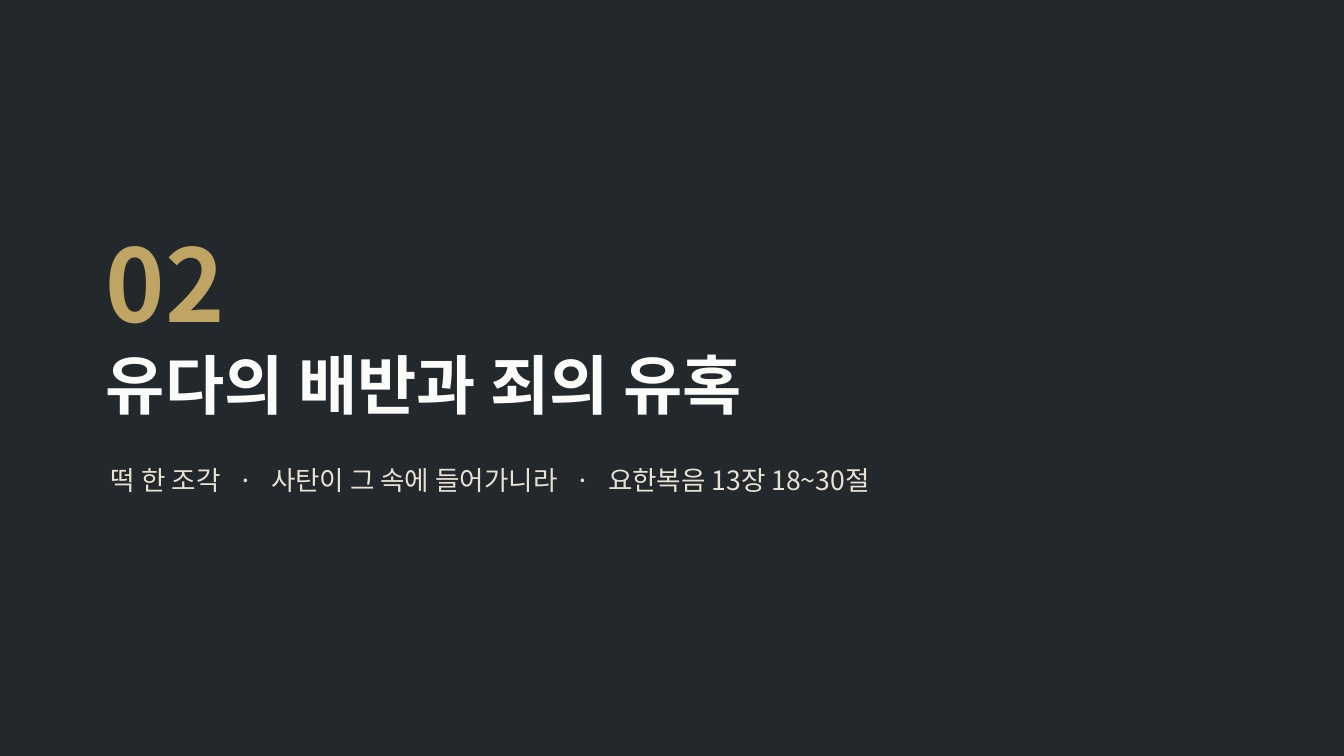
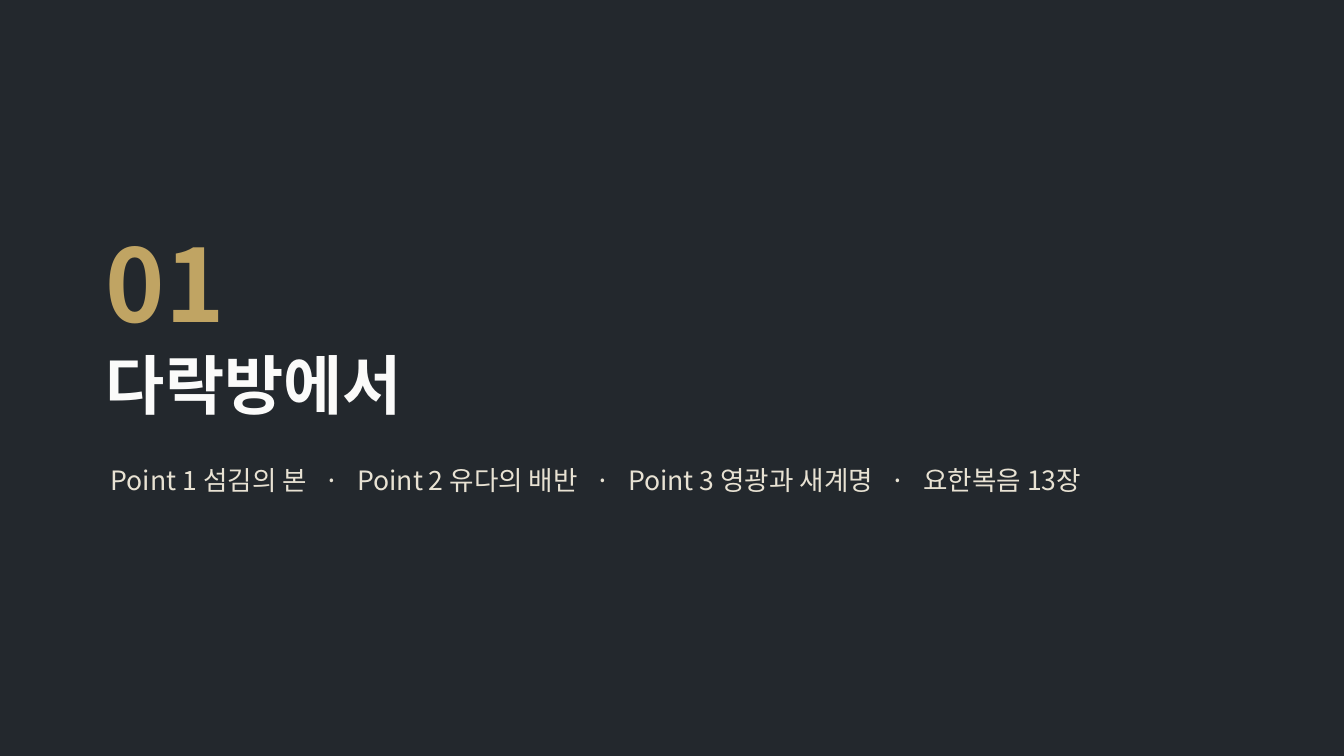
Before and after one commit to mio-modu/bible_GospelofJohn, a slide deck: slide 5 of dist/요한복음_6강_영광으로의_최후_여정.pptx (slide 19 before the commit). Drawn at 1344x756 pixels with LibreOffice and Linux fonts; fonts in the diff are those of the drawing. Boxes give left, top, right and bottom in pixels: in the first picture for what was removed or moved away, otherwise in the second. Text is boxed around its words. In the diff, an @@ line names an element or a change of style, - is before the commit and + after.

```diff
--- a/dist/요한복음_6강_영광으로의_최후_여정.pptx
+++ b/dist/요한복음_6강_영광으로의_최후_여정.pptx
@@ text at [106, 246, 225, 324]: text changed @@
-02
+01
@@ title at [106, 355, 402, 415]: text changed @@
-유다의 배반과 죄의 유혹
+다락방에서
@@ text at [111, 468, 1081, 492]: text changed @@
-떡 한 조각 · 사탄이 그 속에 들어가니라 · 요한복음 13장 18~30절
+Point 1 섬김의 본 · Point 2 유다의 배반 · Point 3 영광과 새계명 · 요한복음 13장
```
Also in this commit, not shown: 17 other slides changed, 22 slides removed, 12 other files.
